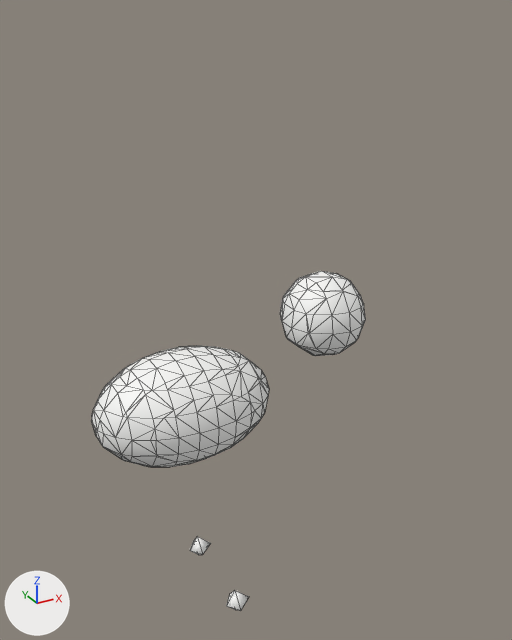
Before and after pictures for a commit that changed the glTF model assets/animals/src/cockatoo.glb.
The view is the same before and after, from a camera (50 mm lens) standing at (-0.143, -0.352, 0.382) and looking at (0.058, 0.013, 0.199). Every picture has the same lights, and +X, +Y and +Z are marked at lower left. The first picture is the older version. Mesh edges are drawn as thin lines.

In view in the first picture: 'cockatoo'.
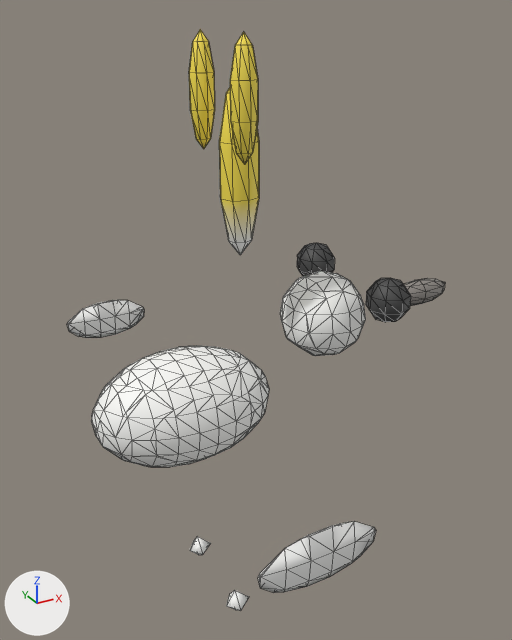
Boxes [x1, y1, x2, y2] around the edits, measured in the pictures (512 x 640 px):
'cockatoo', reshaped (37% wider, 71% taller): before [91, 271, 366, 611]; after [67, 29, 445, 611]
part 1 of me_mesh, added: after [219, 88, 259, 255]
part 2 of me_mesh, added: after [189, 29, 215, 149]
part 3 of me_mesh, added: after [230, 32, 258, 164]
part 4 of me_mesh, added: after [404, 278, 445, 306]
part 5 of me_mesh, added: after [297, 243, 335, 276]
part 6 of me_mesh, added: after [366, 278, 411, 322]
part 7 of me_mesh, added: after [67, 300, 144, 338]
part 8 of me_mesh, added: after [258, 521, 376, 593]
part 9 of me_mesh, edited (looks the same): [91, 271, 366, 611] in both

The edits, one by one:
me_mesh is used by ob_cockatoo; location (0.0, 0.0, 0.0).
me_mesh had 346 vertices, 676 faces and spanned x -0.056..0.127, y -0.038..0.038, z 0.011..0.227.
me_mesh now has 654 vertices, 1252 faces and spans x -0.056..0.205, y -0.152..0.152, z 0.011..0.372.
me_mesh part 1: a new loose piece, a UV sphere (8 segments, 5 rings, poles along z) spanning x 0.028..0.052, y -0.011..0.011, z 0.25..0.35, in mat_cockatoomat.
me_mesh part 2: a new loose piece, a UV sphere (8 segments, 5 rings, poles along z) spanning x 0.022..0.038, y 0.018..0.032, z 0.308..0.372, in mat_cockatoomat.
me_mesh part 3: a new loose piece, a UV sphere (8 segments, 5 rings, poles along z) spanning x 0.022..0.038, y -0.032..-0.018, z 0.308..0.372, in mat_cockatoomat.
me_mesh part 4: a new loose piece, a UV sphere (8 segments, 5 rings, poles along z) spanning x 0.155..0.205, y -0.008..0.008, z 0.191..0.209, in mat_cockatoomat.
me_mesh part 5: a new loose piece, a UV sphere (8 segments, 5 rings, poles along z) spanning x 0.107..0.133, y 0.027..0.053, z 0.206..0.234, in mat_cockatoomat.
me_mesh part 6: a new loose piece, a UV sphere (8 segments, 5 rings, poles along z) spanning x 0.107..0.133, y -0.053..-0.027, z 0.206..0.234, in mat_cockatoomat.
me_mesh part 7: a new loose piece of 42 vertices spanning x -0.031..0.031, y 0.148..0.152, z 0.145..0.175, in mat_cockatoomat.
me_mesh part 8: a new loose piece of 42 vertices spanning x -0.031..0.031, y -0.152..-0.148, z 0.145..0.175, in mat_cockatoomat.
me_mesh part 9: 676 kept faces spanning x -0.056..0.127, y -0.038..0.038, z 0.011..0.227 get new vertex colours; the middle colour goes from white #f9f9f7 to white #fcfcf9.
Other edits to the shape of me_mesh do not show in these pictures.
